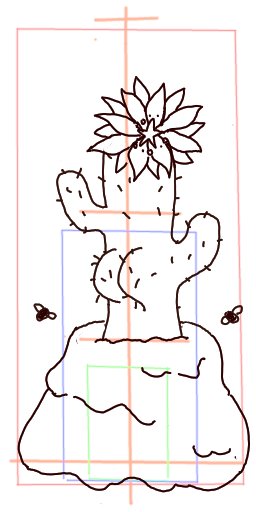
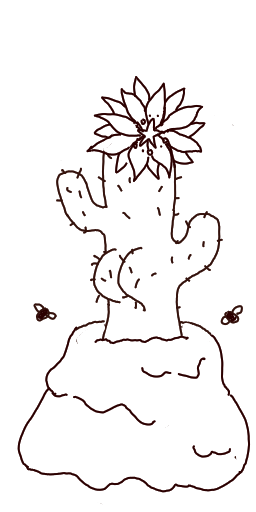
Layered file, before and after one edit (256px x 512px). Changes by layer:
painted on "stage tro" over [8, 5, 246, 506]
hid "Background" (1st of 2) over [8, 5, 246, 506]
